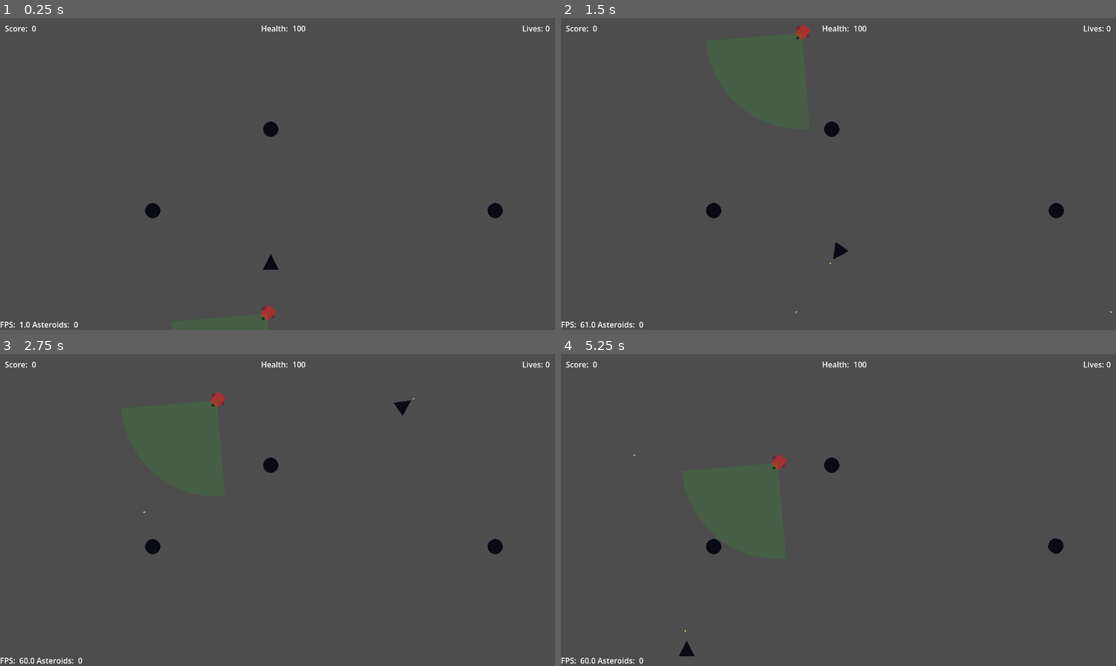
Above: before the commit, frames 1-4 (two rows, left to right).
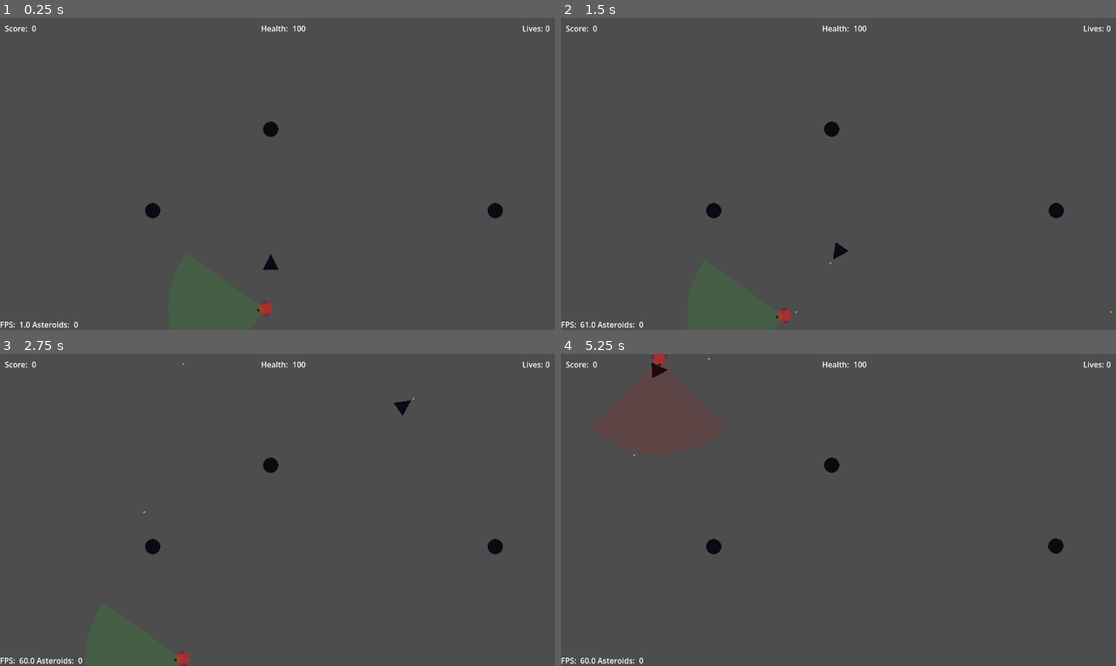
Above: after the commit, the same moments.

Repository: lynch16/Asteroids2D
Game: Godot game, scene res://main.tscn
Same seed, same stepped clock (60 frames per second), same inputs: the game is played once before the commit and once after it.
Inputs:
- Up to frame 1 (0.25 s): no input
- Up to frame 2 (1.5 s): hold D (yaw_right) 0.53-1.28 s; hold Space (fire_weapon) 0.53-1.28 s; hold S (brake) from 1.28 s (still down); tap Space (fire_weapon) at 1.35 s
- Up to frame 3 (2.75 s): release S (brake) at 2.03 s; hold D (yaw_right) from 2.03 s (still down); hold Space (fire_weapon) from 2.03 s (still down)
- Up to frame 4 (5.25 s): release D (yaw_right) at 2.78 s; release Space (fire_weapon) at 2.78 s; hold W (thrust) 2.78-3.53 s; tap Space (fire_weapon) at 2.85, 4.35 s; hold Space (fire_weapon) 3.53-4.28 s; hold A (yaw_left) 3.53-5.03 s; hold S (brake) from 5.03 s (still down); hold Space (fire_weapon) from 5.03 s (still down)

The runs differ from the first frame. In frame 1, 0.1% of the frame differs, in the area x 46-50%, y 90-98%; in frame 2, 0.2%; in frame 3, 0.2%; in frame 4, 0.3%, in the area x 16-41%, y 0-97%.

Commit message:
Basic AI to patrol and chase

Diff:
--- a/Models/AI/HFSM/state.gd
+++ b/Models/AI/HFSM/state.gd
@@ -11,11 +11,11 @@
 		else:
 			transitions.push_back(child);
 
-func on_enter() -> void:
+func on_enter(_prior_state: FSMState) -> void:
 	pass;
 
 func on_update(_delta: float) -> void:
 	pass;
 
-func on_exit() -> void:
-	pass;
+func on_exit() -> FSMState:
+	return self;
--- a/Models/AI/HFSM/state_machine.gd
+++ b/Models/AI/HFSM/state_machine.gd
@@ -9,7 +9,7 @@
 
 func _ready() -> void:
 	_active_state = _initial_state;
-	_active_state.on_enter();
+	_active_state.on_enter(null);
 
 	if stateful_entity is not CharacterEntity:
 		printerr("Invalid CharacterEntity assigned to StateMachine: ", stateful_entity);
@@ -27,10 +27,10 @@
 func update(_delta: float) -> void:
 	for transition in _active_state.transitions:
 		if transition.is_valid():
-			_active_state.on_exit();
+			var ending_state := _active_state.on_exit();
 			_active_state = transition.get_next_state();
 			transition.on_transition();
-			_active_state.on_enter();
+			_active_state.on_enter(ending_state);
 			break;
 
 	_active_state.on_update(_delta);
--- a/Models/Enemy/AI/attack_state.gd
+++ b/Models/Enemy/AI/attack_state.gd
@@ -7,13 +7,13 @@
 
 var timer := 0.0;
 var player_reposition_timeout := 0.2;
-var player_last_position: Vector2;
+var last_known_position: Vector2;
 
 @onready var stateful_entity: CharacterEntity = (get_parent() as StateMachine).stateful_entity;
 
 # Transitions: If health low; if enemy dead
 
-func on_enter() -> void:
+func on_enter(_prior_state: FSMState) -> void:
 	if (vision_area.can_see_targets):
 		var targets := vision_area.targets;
 		for t in targets:
@@ -29,13 +29,13 @@
 	# TODO: Entities need a "turn to function"
 	if (timer >= player_reposition_timeout && is_instance_valid(player)):
 		timer = 0.0;
-		player_last_position = player.global_position;
+		last_known_position = player.global_position;
 
 	# Move towards target
-	if (player_last_position):
-		stateful_entity.look_at(player_last_position);
+	if (last_known_position):
+		stateful_entity.look_at(last_known_position);
 		stateful_entity.rotation += PI/2;
-		stateful_entity.position = stateful_entity.position.move_toward(player_last_position, stateful_entity.max_velocity * delta);
+		stateful_entity.position = stateful_entity.position.move_toward(last_known_position, stateful_entity.max_velocity * delta);
 
 	stateful_entity.move_and_slide();
 
@@ -45,5 +45,5 @@
 
 	# If within range, fire
 
-func on_exit() -> void:
-	pass;
+#func on_exit() -> void:
+	#pass;
--- a/Models/Enemy/AI/patrol_state.gd
+++ b/Models/Enemy/AI/patrol_state.gd
@@ -7,23 +7,32 @@
 # Transitions: if enemy seen
 # TODO: Patrols should move around the screen, not just fly in one direction
 
-func on_enter() -> void:
-	# Start perpendicular then randomize the direction
-	var direction := stateful_entity.rotation + PI/2;
-	direction += randf_range(-PI/4, PI/4)
-	stateful_entity.rotation = direction + PI/2;
+func on_enter(prior_state: FSMState) -> void:
+	var last_known_position: Variant = null;
+	if prior_state != null:
+		last_known_position = prior_state.get("last_known_position");
+		if (last_known_position is Vector2):
+			var pos_vector: Vector2 = last_known_position;
+			stateful_entity.look_at(pos_vector);
+			stateful_entity.rotation += PI/2;
 
-	# Pick a random direction and start flying
+	if last_known_position == null:
+		# Start perpendicular then randomize the direction
+		var direction := stateful_entity.rotation;
+		direction += randf_range(0, PI);
+		stateful_entity.rotation = direction + PI/2;
+
+	# Fly in the direction we're facing
 	var velocity := Vector2(
 		randf_range(stateful_entity.min_velocity, stateful_entity.max_velocity),
 		0.0
 	);
-	stateful_entity.velocity =  velocity.rotated(direction);
+	stateful_entity.velocity =  velocity.rotated(stateful_entity.rotation - PI/2);
 	pass;
 
 func on_update(_delta: float) -> void:
 	# Look for enemy within cone of vision
 	stateful_entity.move_and_slide();
 
-func on_exit() -> void:
-	pass;
+#func on_exit() -> void:
+	#pass;
